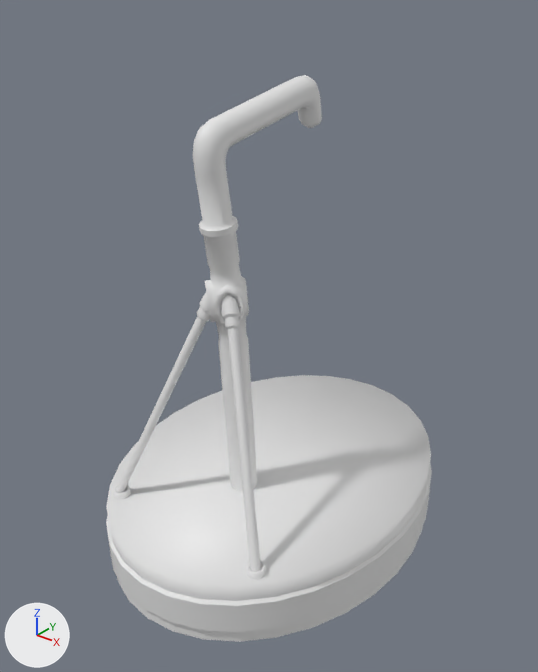
What one commit did to the FBX model Assets/Art/Models/Components/Ziplines/ZiplineFloor.fbx.
Both versions are drawn from a 50 mm lens placed at (2.57, -2.95, 3.4), pointed at (0.01, 0.25, 1.41). The axes (+X, +Y, +Z) are drawn at lower left. The lights are the same throughout.

The older version as bpy lines, for what is in view:
```python
me_zipline_low = bpy.data.meshes.new('Zipline_low')
me_zipline_low.from_pydata(...)  # 452 vertices, 384 faces; spans x -0.98..0.98, y -0.92..1.58, z 0.0..1.9
me_ziplineinteractable_low = bpy.data.meshes.new('ZiplineInteractable_low')
me_ziplineinteractable_low.from_pydata(...)  # 409 vertices, 400 faces; spans x -0.11..0.11, y -0.31..0.68, z 0.41..2.89
ob_zipline_low = bpy.data.objects.new('Zipline_low', me_zipline_low)
ob_zipline_low.location = (0.0, 0.008, 0.0)
ob_ziplineinteractable_low = bpy.data.objects.new('ZiplineInteractable_low', me_ziplineinteractable_low)
ob_ziplineinteractable_low.location = (0.0, 0.008, 0.0)
```
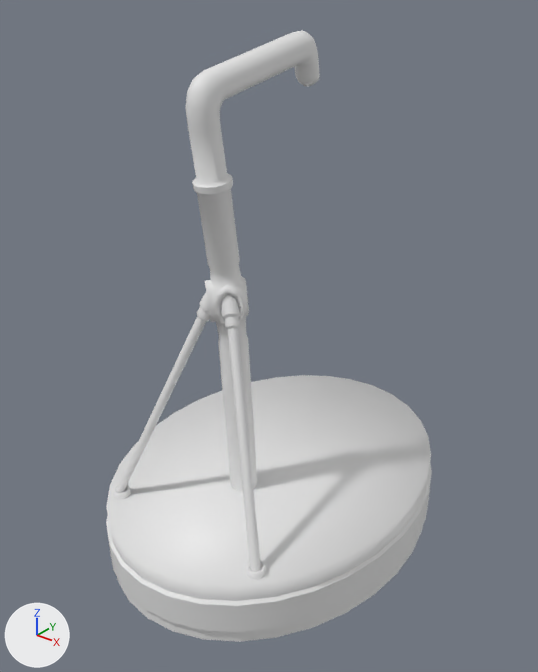
Where the newer file only moved an object's origin or applied its transform, the numbers keep the older frame.

Boxes (x1, y1, x2, y2) around the edits, measured in the pictures (538 x 672 px):
'ZiplineInteractable_low', reshaped, turned: before (193, 75, 322, 492); after (186, 30, 320, 492)

What changed in the scene script:
```text
Change me_ziplineinteractable_low:
    used by ob_ziplineinteractable_low; location = (0.0, 0.008, 0.0)
    remove me_ziplineinteractable_low.from_pydata(...)  # 409 vertices, 400 faces; spans x -0.11..0.11, y -0.31..0.68, z 0.41..2.89
    add me_ziplineinteractable_low.from_pydata(...)  # 409 vertices, 400 faces; spans x -0.11..0.11, y 0.41..3.13, z -0.64..0.35
    me_ziplineinteractable_low part 1: 409 of 409 vertices moved; they spanned x -0.11..0.11, y -0.31..0.68, z 0.41..2.89 and now span x -0.11..0.11, y 0.41..3.13, z -0.64..0.35; mean shift (0.0, 2.31, -2.28); largest move (0.0, 0.57, 2.89) -> (0.0, 3.13, -0.54)
Change ob_ziplineinteractable_low:
    ob_ziplineinteractable_low.rotation_euler: (0.0, 0.0, 0.0) -> (1.571, 0.0, 0.0)  # degrees (0, 0, 0) -> degrees (90, 0, 0)
```
